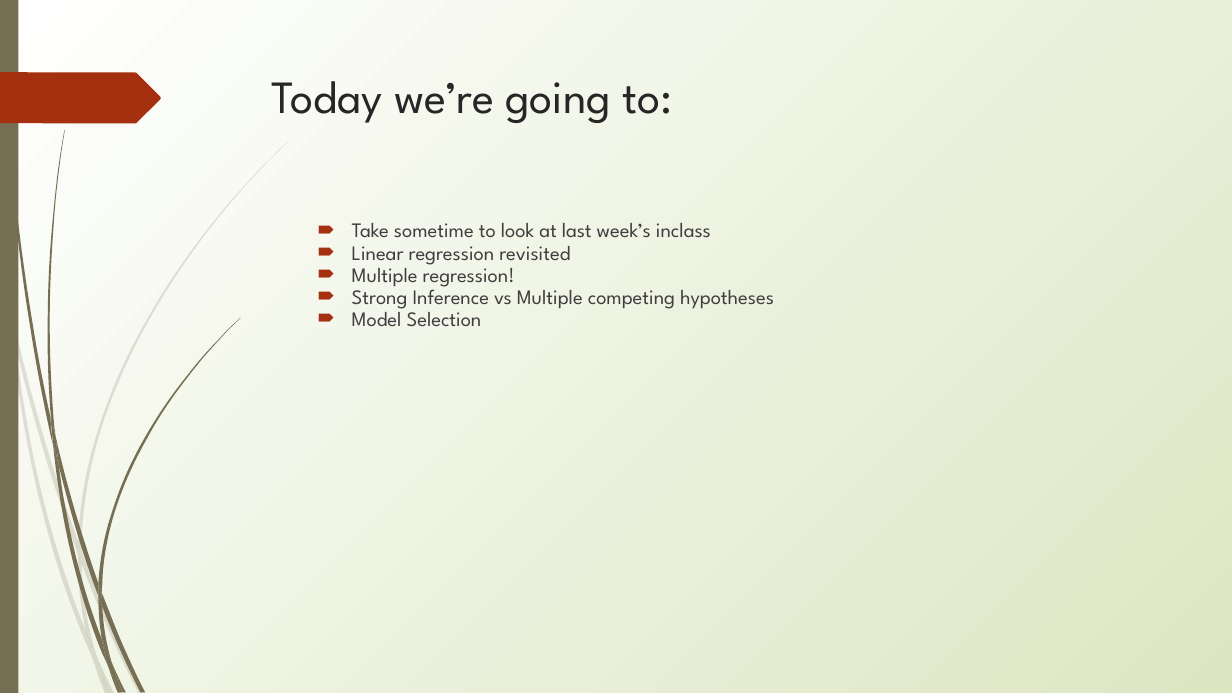
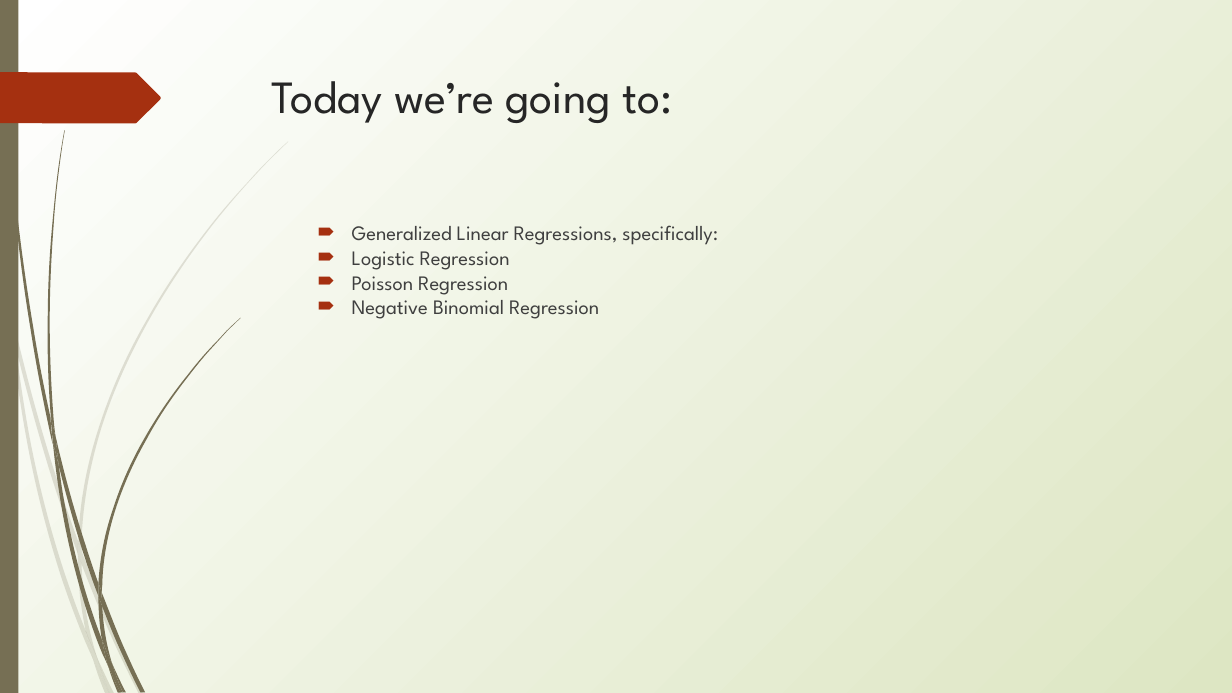
Before and after one commit to erynmcfarlane/GraduateStatsClass, a slide deck: slide 2 of Lecture5.pptx. Drawn at 1232x693 pixels with LibreOffice and Linux fonts; fonts in the diff are those of the drawing. Boxes give left, top, right and bottom in pixels: in the first picture for what was removed or moved away, otherwise in the second. Text is boxed around its words. In the diff, an @@ line names an element or a change of style, - is before the commit and + after.

Commit message:
Lecture 5

```diff
--- a/Lecture5.pptx
+++ b/Lecture5.pptx
@@ text at [352,225,718,319]: text changed @@
-  🠶 Take sometime to look at last week’s inclass
-  🠶 Linear regression revisited
-  🠶 Multiple regression!
-  🠶 Strong Inference vs Multiple competing hypotheses
-  🠶 Model Selection
+  🠶 Generalized Linear Regressions, specifically:
+  🠶 Logistic Regression
+  🠶 Poisson Regression
+  🠶 Negative Binomial Regression
```
Also in this commit, not shown: 20 slides added.
